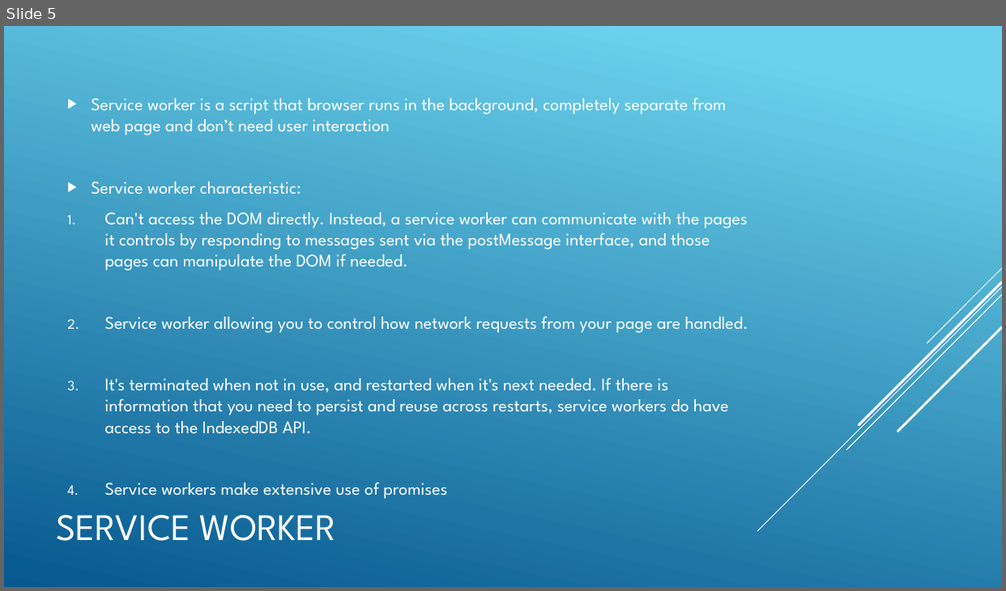
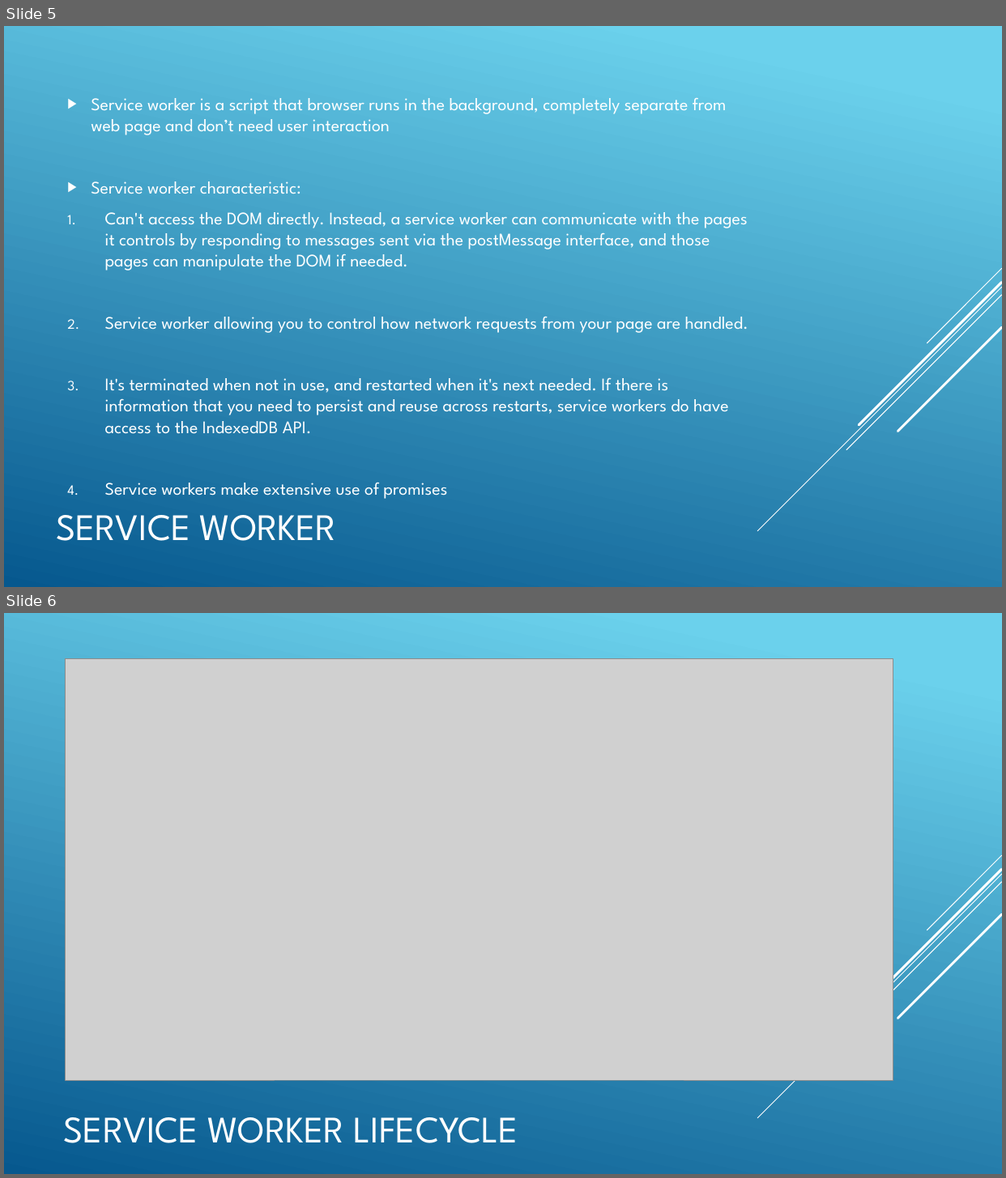
Before and after one commit to ngohungphuc/Presentation, a slide deck: Progressive Web App/PWA.pptx. Shown one above the other, each under a label of ours: slide 5 before the commit, slides 5 and 6 after it. The pictures are 1006x591 and 1006x1178 pixels, drawn with LibreOffice and Linux fonts; fonts in the diff are those of the drawing; grey boxes stand for pictures. Boxes give left, top, right and bottom in pixels: in the first picture for what was removed or moved away, otherwise in the second. Text is boxed around its words. In the diff, an @@ line names an element or a change of style, - is before the commit and + after.

```diff
--- a/Progressive Web App/PWA.pptx
+++ b/Progressive Web App/PWA.pptx
@@ slide 6 added at bbox=[4, 613, 1002, 1174], background gradient #6ED2EB to #06588E; not listed: 5 template elements that a slide beside it also shows @@
@@ picture added at bbox=[66, 658, 893, 1080] @@
@@ title added at bbox=[64, 1118, 518, 1144], 36 pt, text #FFFFFF @@
+SERVICE WORKER LIFECYCLE
```
Also in this commit, not shown: 1 slide changed.
